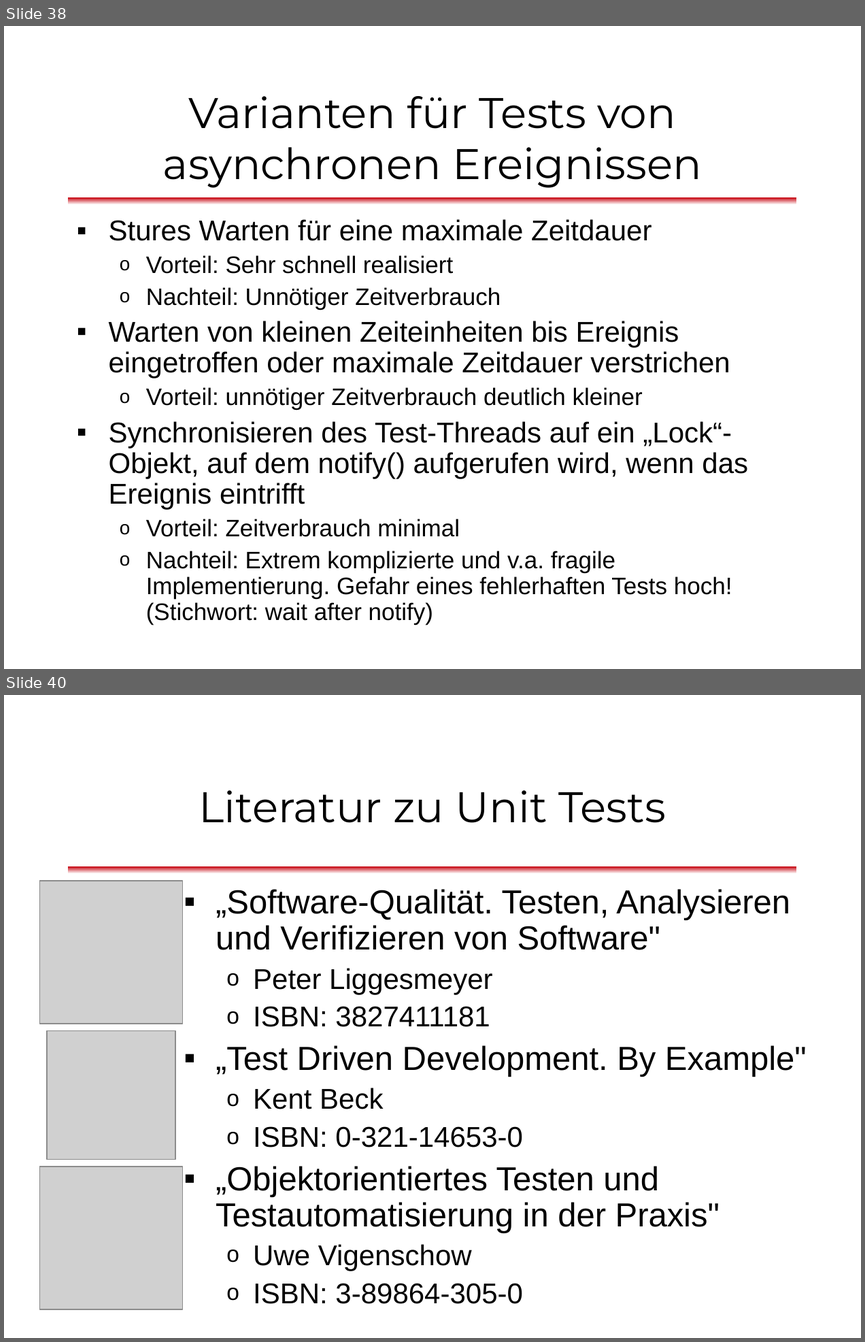
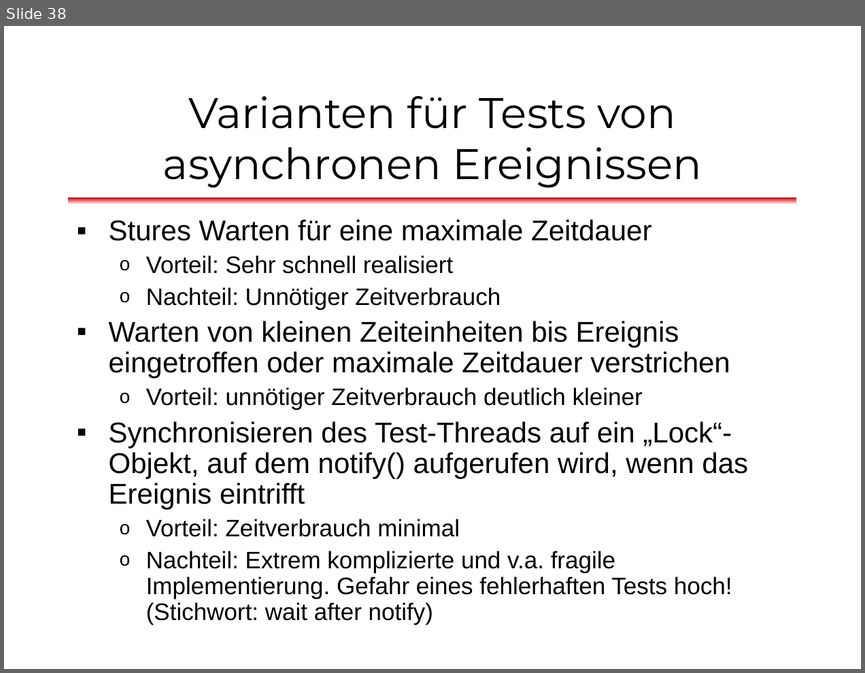
Before and after one commit to dlindner/vorlesung-se2-dhbw, a slide deck: added_2006/Unit Tests mit JUnit.odp. Shown one above the other, each under a label of ours: slides 38 and 40 before the commit, slide 38 after it; the slides between them are not shown. The pictures are 865x1342 and 865x673 pixels, drawn with LibreOffice and Linux fonts; fonts in the diff are those of the drawing; grey boxes stand for pictures; background and template pictures are left out. Boxes give left, top, right and bottom in pixels: in the first picture for what was removed or moved away, otherwise in the second. Text is boxed around its words. In the diff, an @@ line names an element or a change of style, - is before the commit and + after.

Commit message:
Aktualisierte Literaturhinweise

```diff
--- a/added_2006/Unit Tests mit JUnit.odp
+++ b/added_2006/Unit Tests mit JUnit.odp
@@ slide 40 removed at box(4, 695, 861, 1338), background #FFFFFF; not listed: 1 template element that a slide beside it also shows @@
@@ title removed at box(199, 790, 666, 823) @@
-Literatur zu Unit Tests
@@ picture removed at box(40, 881, 183, 1024) @@
@@ text removed at box(215, 889, 806, 1304) @@
-▪ „Software-Qualität. Testen, Analysieren und Verifizieren von Software"
-  o Peter Liggesmeyer
-  o ISBN: 3827411181
-▪ „Test Driven Development. By Example"
-  o Kent Beck
-  o ISBN: 0-321-14653-0
-▪ „Objektorientiertes Testen und Testautomatisierung in der Praxis"
-  o Uwe Vigenschow
-  o ISBN: 3-89864-305-0
@@ picture removed at box(47, 1031, 175, 1159) @@
@@ picture removed at box(40, 1166, 183, 1309) @@
```
Also in this commit, not shown: 1 slide changed, 2 slides added, 1 other slide removed.
